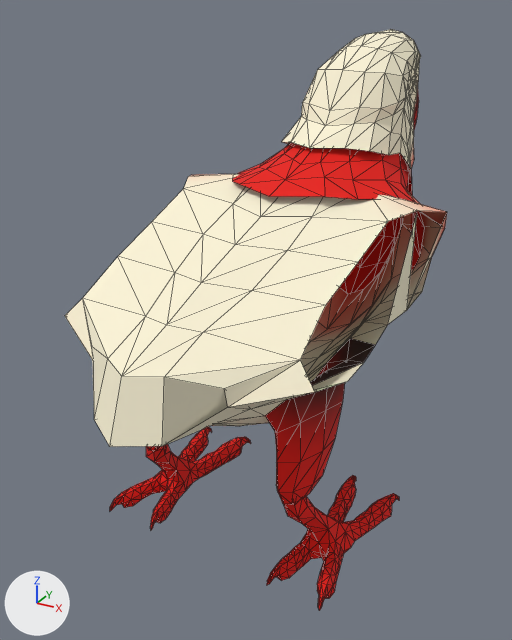
Renders of the OBJ model examples/ufabcbird3d/assets/papagaio/corpo.obj from each side of a commit.
One viewpoint serves both versions: a 50 mm camera at (0.737, -1.262, 1.706) aimed at (-0.128, 0.311, 0.919). Every picture has the same lights, and +X, +Y and +Z are marked at lower left. Mesh edges are drawn as thin lines. Where no turn or scale is listed for an object, it has been applied to the vertices. Vertices at the same position are counted once.

In view in the first picture: 'corpo.002_FSGD4WGTLHUBHEAEXVTUQAYRU'.
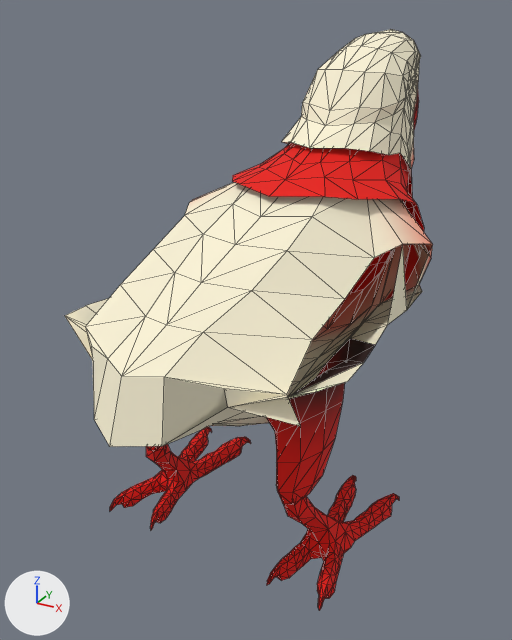
Edits to the bpy script that builds the scene:
```text
Change me_corpo_002_fsgd4wgtlhubheaexvtuqayru:
    used by ob_corpo_002_fsgd4wgtlhubheaexvtuqayru; location = (0.0, 0.0, 0.0)
    verts and faces of me_corpo_002_fsgd4wgtlhubheaexvtuqayru; kept vertices keep their numbers, new ones are numbered from 1134
    before: 122 (0.1, -0.22, 0.98) at pixel (227, 407), 183 (0.15, 0.61, 0.99) at pixel (391, 278), 186 (0.21, -0.12, 1.07) at pixel (300, 360), 187 (0.21, 0.01, 1.14) at pixel (325, 305), 188 (0.22, 0.15, 1.19) at pixel (358, 262)
    before: 1124 (0.31, 0.54, 1.18) at pixel (444, 228), 1125 (0.33, 0.44, 1.25) at pixel (447, 211), 1126 (0.28, 0.36, 1.27) at pixel (417, 210), 1127 (0.27, 0.58, 1.09) at pixel (432, 256), 1128 (0.25, -0.14, 1.02) at pixel (314, 392)
    before: 1129 (0.23, 0.29, 1.25) at pixel (388, 221)
    before: 196 (-0.45, 0.49, 1.25) at pixel (191, 174), 485 (-0.41, 0.59, 1.18), 1116 (-0.36, 0.63, 1.09), 1119 (-0.39, -0.07, 1.07) at pixel (82, 298), 1120 (-0.38, 0.05, 1.14) at pixel (117, 256)
    before: 1121 (-0.37, 0.19, 1.19) at pixel (151, 221), 1122 (-0.37, 0.33, 1.25) at pixel (183, 188), 1123 (-0.4, 0.41, 1.27) at pixel (188, 176)
    remove me_corpo_002_fsgd4wgtlhubheaexvtuqayru.from_pydata(...)  # 1134 vertices, 2120 faces; spans x -0.46..0.33, y -0.36..1.15, z 0.39..1.65
    add me_corpo_002_fsgd4wgtlhubheaexvtuqayru.from_pydata(...)  # 1135 vertices, 2120 faces; spans x -0.46..0.3, y -0.36..1.15, z 0.39..1.65
    me_corpo_002_fsgd4wgtlhubheaexvtuqayru part 1
    add delete_faces([(122, 1128, 186)])
    add for i in [183, 1124, 1125]: verts[i] += (-0.03, 0.0, -0.08)
    add for i in [186, 187, 188, 1126, 1127]: verts[i] += (-0.03, 0.0, -0.09)
    add verts[1129] = (0.21, 0.29, 1.16)  # moved, pixel (374, 257)
    add verts[1134] = (0.22, -0.14, 0.93)  # pixel (300, 426)
    add faces += [(122, 1134, 186)]
    me_corpo_002_fsgd4wgtlhubheaexvtuqayru part 2
    add for i in [196, 485, 1121, 1122]: verts[i] += (0.0, 0.0, -0.07)
    add for i in [1116, 1119, 1120, 1123]: verts[i] += (0.0, 0.0, -0.08)
```

Boxes (x1, y1, x2, y2) around the edits, measured in the pictures (512 x 640 px; the box of a moved part takes in the faces that stretch with it):
'corpo.002_FSGD4WGTLHUBHEAEXVTUQAYRU', reshaped
    before: (65, 29, 447, 611)
    after: (65, 29, 433, 611)
part 1 of me_corpo_002_fsgd4wgtlhubheaexvtuqayru, moved or reshaped
    before: (165, 189, 447, 407)
    after: (165, 199, 433, 426)
part 2 of me_corpo_002_fsgd4wgtlhubheaexvtuqayru, moved or reshaped
    before: (65, 174, 245, 359)
    after: (65, 182, 245, 359)
